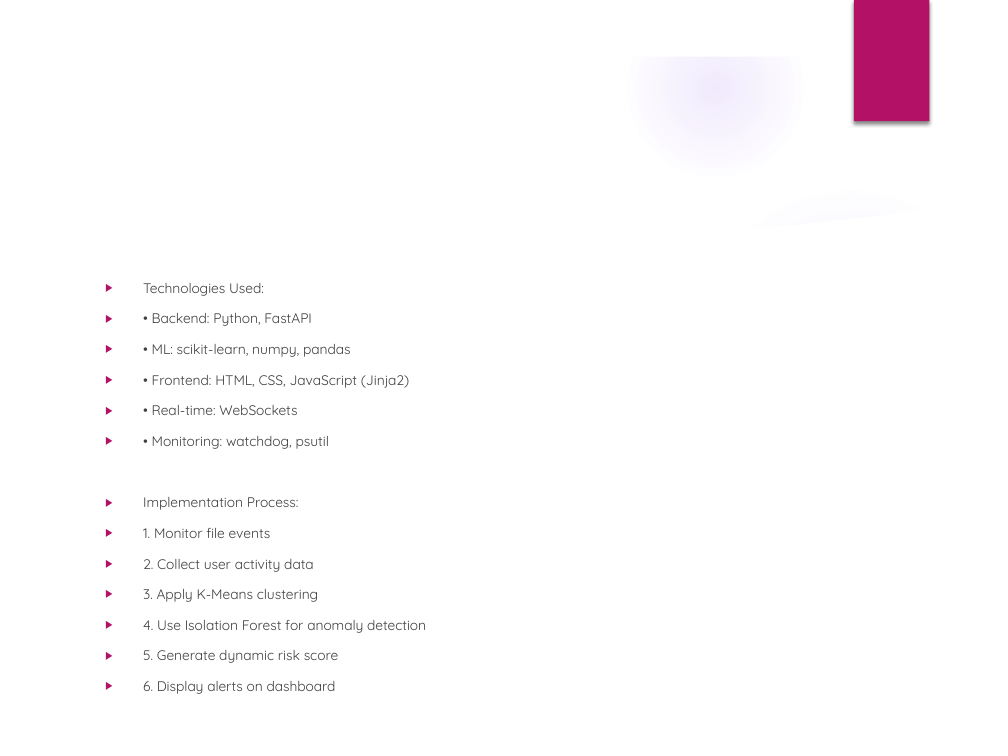
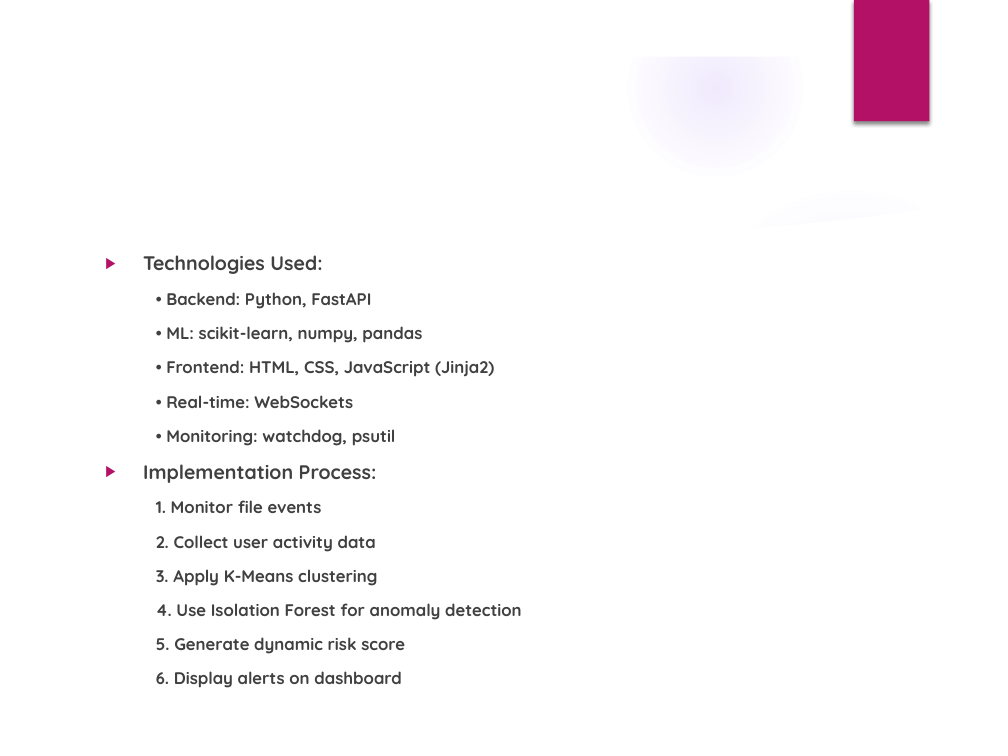
Before and after one commit to AstronomerAKabhi/Seentry-Dynamics, a slide deck: slide 4 of Cyber_Pirates_GenXHack_Presentation.pptx. Drawn at 1008x756 pixels with LibreOffice and Linux fonts; fonts in the diff are those of the drawing; background and template pictures are left out. Boxes give left, top, right and bottom in pixels: in the first picture for what was removed or moved away, otherwise in the second. Text is boxed around its words. In the diff, an @@ line names an element or a change of style, - is before the commit and + after.

Commit message:
Update: dashboard UI fixes, server changes, alert sound, PPT, static assets, and test files

```diff
--- a/Cyber_Pirates_GenXHack_Presentation.pptx
+++ b/Cyber_Pirates_GenXHack_Presentation.pptx
@@ text "Technologies Used:": place and size @@
-text "Technologies Used:" at bbox=[143, 283, 426, 663]
+text "Technologies Used:" at bbox=[143, 255, 521, 688]
@@ text "Technologies Used:" at bbox=[143, 255, 521, 688]: size 9.9 to 14 pt in "Technologies Used:", "Implementation Process:"; bold on; size 9.9 to 12 pt in "• Backend: Python, FastAPI", "• ML: scikit-learn, numpy, pandas", "• Frontend: HTML, CSS, JavaScript (Jinja2)", "• Real-time: WebSockets" and 7 more places; bullet ▶ to none @@
```
Also in this commit, not shown: 4 other slides changed, 12 other files.
